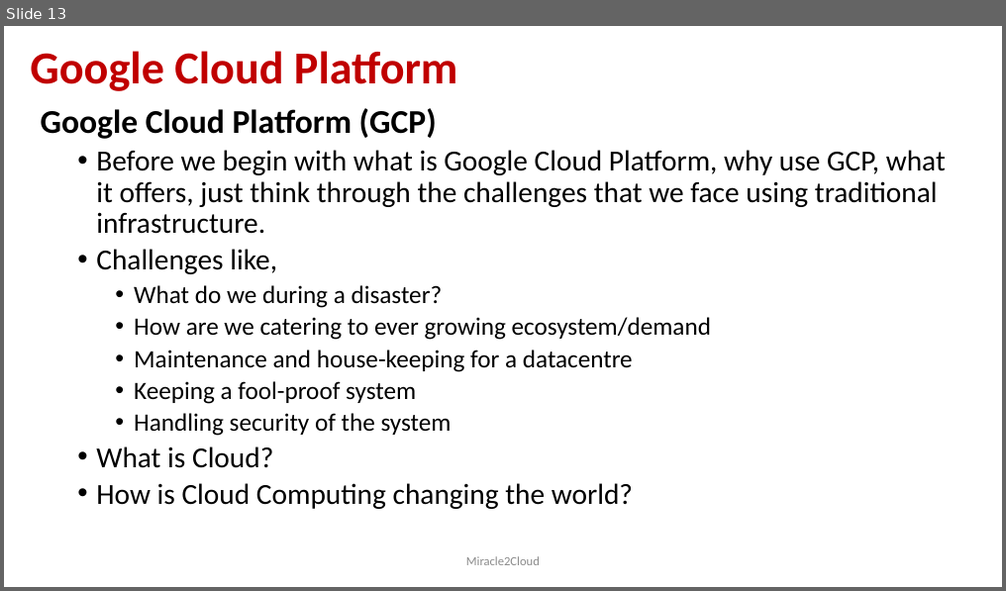
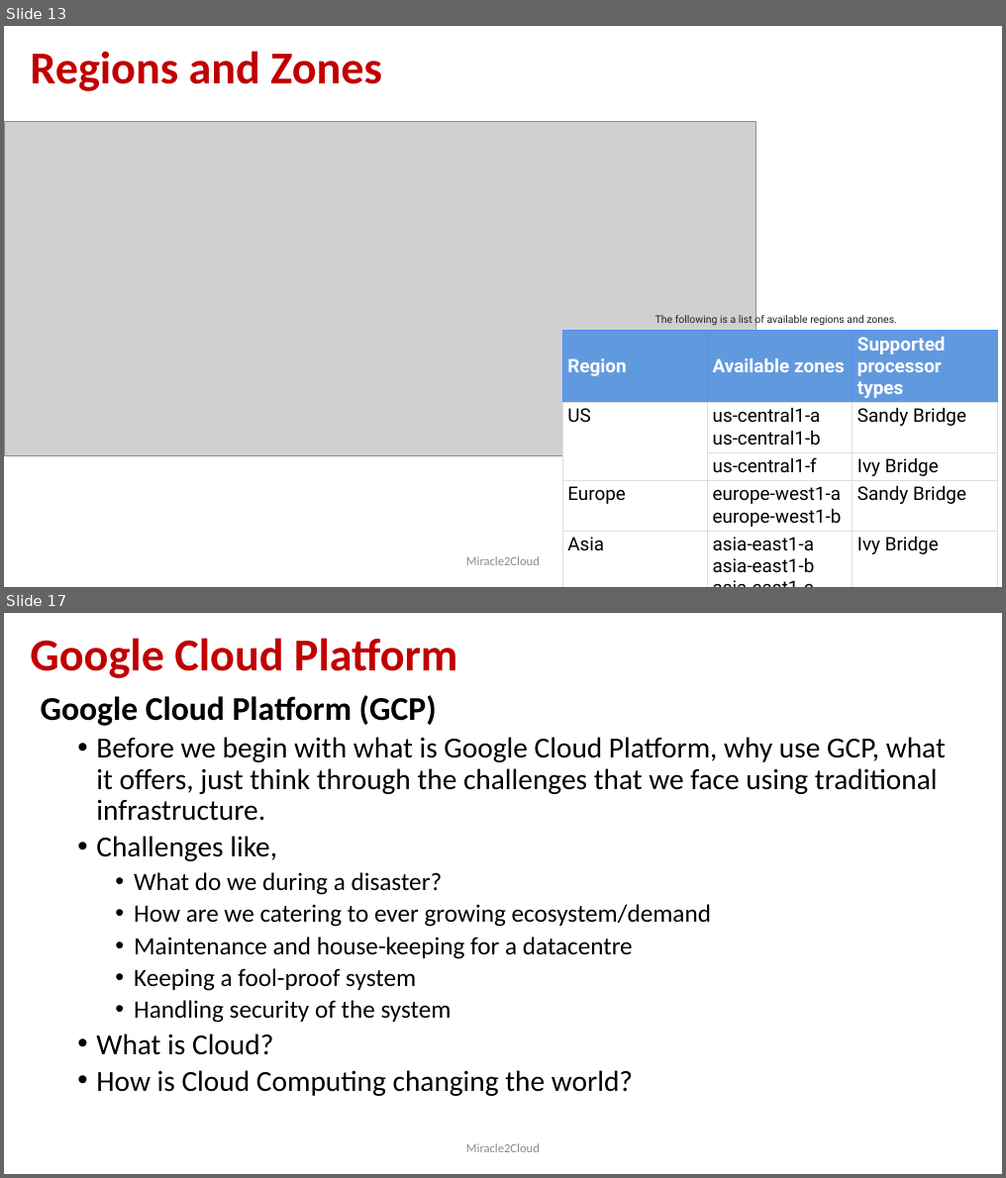
Before and after one commit to miracle2cloud/gcp, a slide deck: Google Cloud Platform.pptx. Shown one above the other, each under a label of ours: slide 13 before the commit, slides 13 and 17 after it; the slides between them are not shown. The pictures are 1006x591 and 1006x1178 pixels, drawn with LibreOffice and Linux fonts; fonts in the diff are those of the drawing; grey boxes stand for pictures. Boxes give left, top, right and bottom in pixels: in the first picture for what was removed or moved away, otherwise in the second. Text is boxed around its words. In the diff, an @@ line names an element or a change of style, - is before the commit and + after.

```diff
--- a/Google Cloud Platform.pptx
+++ b/Google Cloud Platform.pptx
@@ slide 13 added at (x1=4, y1=26, x2=1002, y2=587), background #FFFFFF @@
@@ title added at (x1=30, y1=51, x2=382, y2=91), 44 pt, text #C00000, bold @@
+Regions and Zones
@@ picture added at (x1=4, y1=122, x2=755, y2=457) @@
@@ text added at (x1=655, y1=313, x2=897, y2=326), 10 pt, text #222222 @@
+The following is a list of available regions and zones.
@@ table added at (x1=562, y1=331, x2=998, y2=586), 5 rows, 3 columns @@
+Region | Available zones | Supported processor types
+US | us-central1-a us-central1-b | Sandy Bridge
+ | us-central1-f | Ivy Bridge
+Europe | europe-west1-a europe-west1-b | Sandy Bridge
+Asia | asia-east1-a asia-east1-b asia-east1-c | Ivy Bridge
@@ text added at (x1=466, y1=557, x2=540, y2=566), 12 pt, text #8C8C8C @@
+Miracle2Cloud
@@ what was slide 13 is now slide 17 @@
```
Also in this commit, not shown: 3 slides changed, 4 other slides added.
